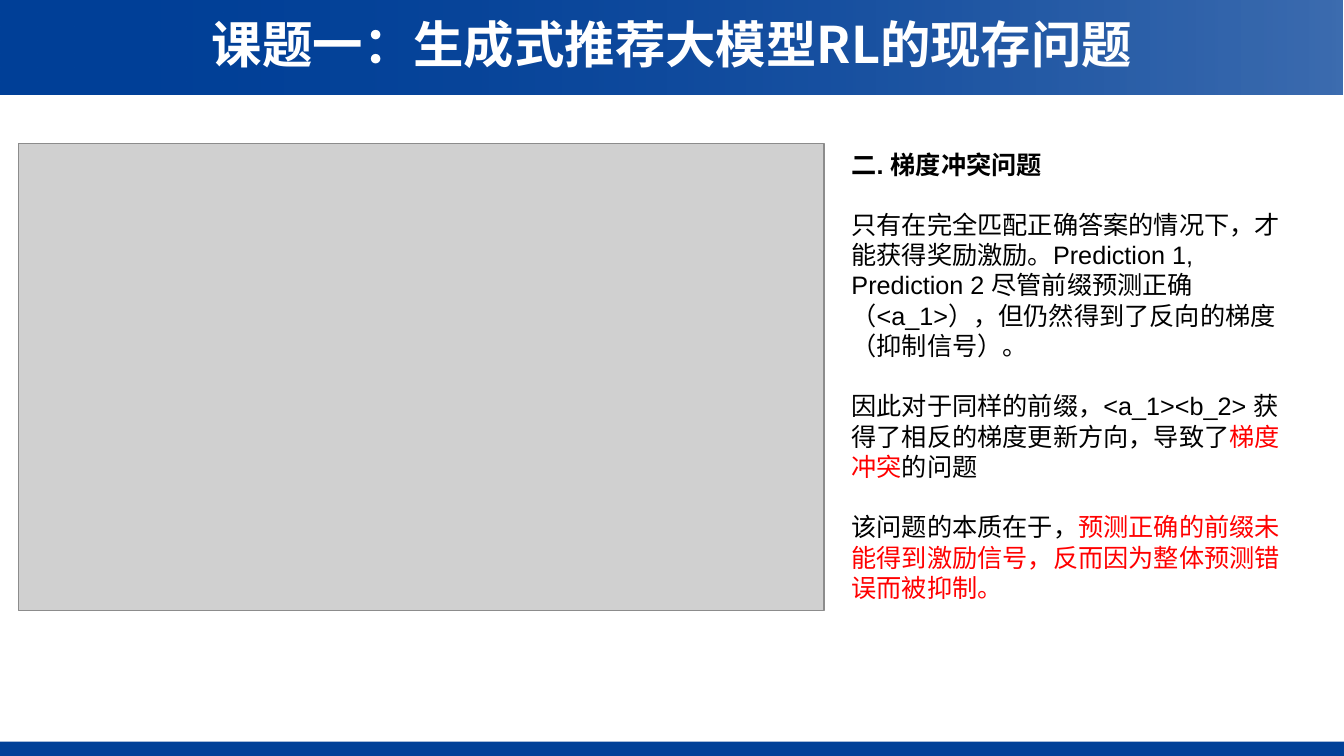
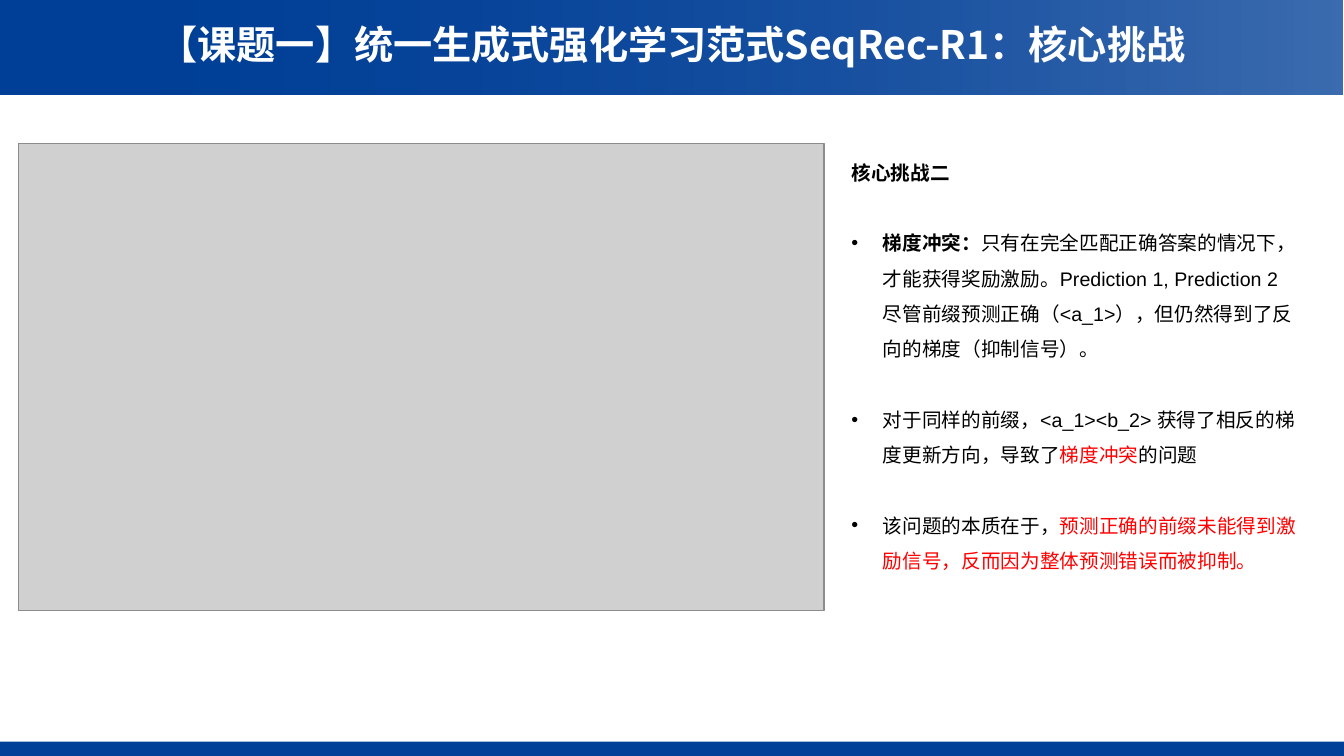
Before and after one commit to WncFht/GRec_public, a slide deck: slide 11 of 中期汇报.pptx (slide 10 before the commit). Drawn at 1344x756 pixels with LibreOffice and Linux fonts; fonts in the diff are those of the drawing; grey boxes stand for pictures; background and template pictures are left out. Boxes give left, top, right and bottom in pixels: in the first picture for what was removed or moved away, otherwise in the second. Text is boxed around its words. In the diff, an @@ line names an element or a change of style, - is before the commit and + after.

```diff
--- a/中期汇报.pptx
+++ b/中期汇报.pptx
@@ text at [159,25,1186,68]: text changed; size 36 to 28 pt @@
-课题一：生成式推荐大模型RL的现存问题
+【课题一】统一生成式强化学习范式SeqRec-R1：核心挑战
@@ text at [851,163,1296,464]: text changed; size 18 to 14 pt @@
-二. 梯度冲突问题
-只有在完全匹配正确答案的情况下，才能获得奖励激励。Prediction 1, Prediction 2 尽管前缀预测正确（<a_1>），但仍然得到了反向的梯度（抑制信号）。
-因此对于同样的前缀，<a_1><b_2> 获得了相反的梯度更新方向，导致了梯度冲突的问题
+核心挑战二
+• 梯度冲突：只有在完全匹配正确答案的情况下，才能获得奖励激励。Prediction 1, Prediction 2 尽管前缀预测正确（<a_1>），但仍然得到了反向的梯度（抑制信号）。
+• 对于同样的前缀，<a_1><b_2> 获得了相反的梯度更新方向，导致了梯度冲突的问题
@@ text at [883,516,1296,570]: size 18 to 14 pt in "该问题的本质在于，预测正确的前缀未能得到激励信号，反而因为整体预测错误而被抑制。"; bullet none to •; line spacing 1 to 1.5 @@
```
Also in this commit, not shown: 5 other slides changed, 14 slides added, 27 slides removed.
